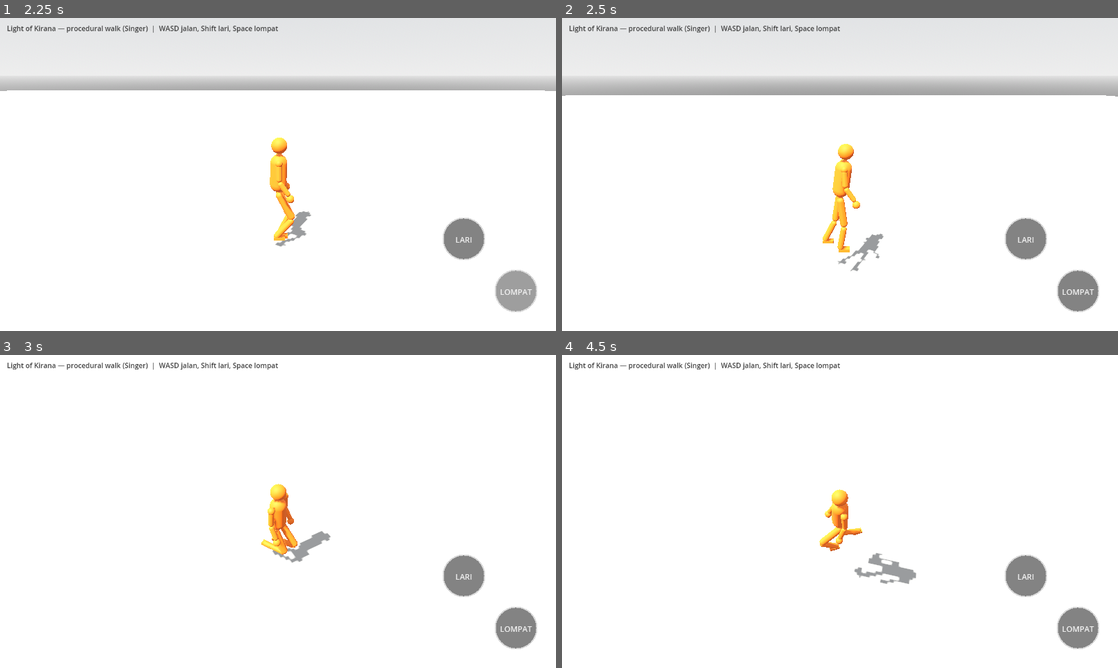
Above: before the commit, frames 1-4 (two rows, left to right).
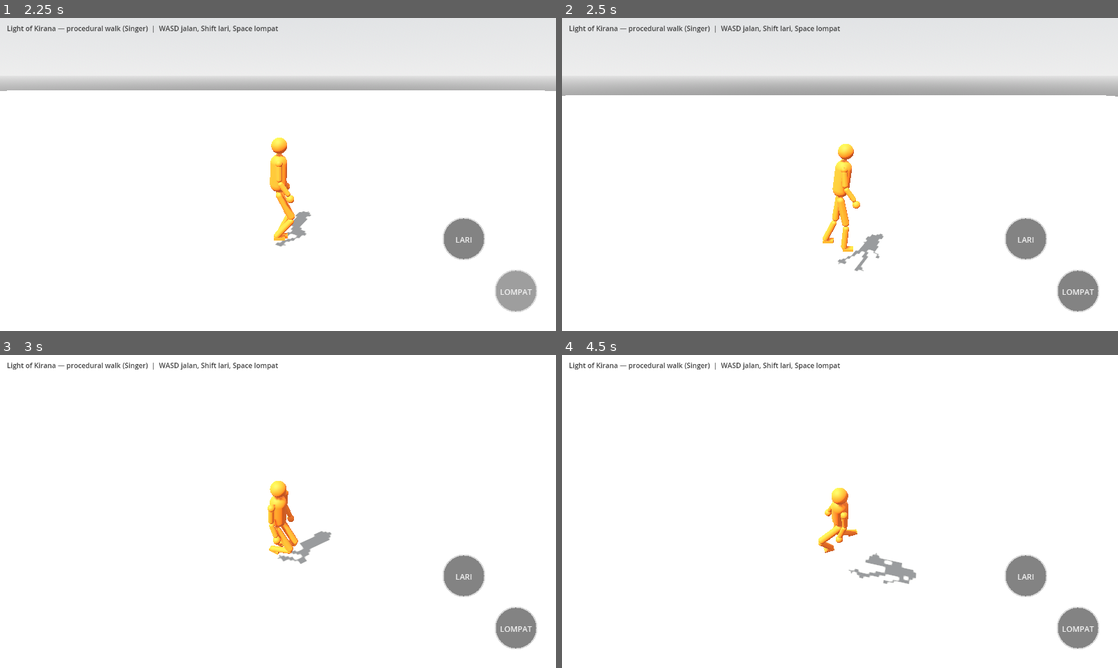
Above: after the commit, the same moments.

Repository: bagus123triga/light-of-kirana
Game: Godot game, scene res://scenes/main.tscn
Two runs of this game, one before a commit and one after it. Both use one fixed random seed, a clock stepped at 60 frames per second and the inputs below.
Inputs (mouse positions are in pixels of both pictures, inside the frame that each line leads up to):
- Up to frame 1 (2.25 s): tap Enter at 0.5 s; drag from (55, 271) to (333, 105) at 0.52 s; drag from (461, 240) to (250, 237) at 1.27 s; move the mouse to (517, 290) at 2.02 s; hold D from 2.03 s (still down); hold Shift from 2.03 s (still down); click (517, 290) at 2.17 s
- Up to frame 2 (2.5 s): keep holding D; keep holding Shift
- Up to frame 3 (3 s): release D at 2.75 s; release Shift at 2.75 s; drag from (250, 574) to (111, 464) at 2.77 s
- Up to frame 4 (4.5 s): move the mouse to (1006, 558) at 3.52 s; hold A 3.53-4.25 s; hold Shift 3.53-4.25 s; tap Space at 3.77 s; drag from (673, 464) to (756, 433) at 4.27 s

Frame 1 is identical in both runs. In frame 2, 0.3% of the frame differs, in the area x 47-56%, y 40-81%; in frame 3, 0.7%, in the area x 47-60%, y 40-67%; in frame 4, 0.5%.

Commit message:
Keep legs anatomically aligned during falls

Diff:
--- a/scripts/procedural_humanoid.gd
+++ b/scripts/procedural_humanoid.gd
@@ -254,14 +254,18 @@
 
 func _solve_two_bone(hip: Vector3, target: Vector3, bend_dir: Vector3) -> Vector3:
 	var to_target := target - hip
-	var d := clampf(to_target.length(), 0.05, LEG_UPPER + LEG_LOWER - 0.01)
-	var dir := to_target / to_target.length()
+	var raw_distance := to_target.length()
+	# Degenerate targets can occur during a fall or floor transition.
+	# Never normalize a zero vector or let the knee flip unpredictably.
+	var dir := Vector3.DOWN if raw_distance < 0.001 else to_target / raw_distance
+	var d := clampf(raw_distance, absf(LEG_UPPER - LEG_LOWER) + 0.001, LEG_UPPER + LEG_LOWER - 0.01)
 	var cos_a := clampf((LEG_UPPER * LEG_UPPER + d * d - LEG_LOWER * LEG_LOWER) / (2.0 * LEG_UPPER * d), -1.0, 1.0)
 	var a := LEG_UPPER * cos_a
 	var h := sqrt(maxf(LEG_UPPER * LEG_UPPER - a * a, 0.0))
 	var perp := bend_dir - dir * bend_dir.dot(dir)
 	if perp.length() < 0.001:
-		perp = Vector3.UP
+		var fallback_axis := Vector3.RIGHT if absf(dir.dot(Vector3.RIGHT)) < 0.9 else Vector3.FORWARD
+		perp = fallback_axis - dir * fallback_axis.dot(dir)
 	perp = perp.normalized()
 	return hip + dir * a + perp * h
 
@@ -620,10 +624,19 @@
 	if not on_floor_now:
 		for i in 2:
 			var jump_side := -1.0 if i == 0 else 1.0
-			var run_jump_air_side := 1.0 if i != run_jump_lead_foot else -1.0
-			var run_jump_air_offset := sin(run_jump_phase) * 0.38 * run_jump_air_side if jump_from_run and jump_state == 2 else 0.0
-			var tuck := hip_global + Vector3(0, -0.89, 0) + forward * run_jump_air_offset + right * jump_side * 0.09
-			foot_planted_pos[i] = foot_planted_pos[i].lerp(tuck, clampf(delta * 8.0, 0.0, 1.0))
+			var airborne_target: Vector3
+			if jump_state == 2:
+				# Intentional jump: tuck the knees, with a trailing-foot
+				# scissor only for a running take-off.
+				var run_jump_air_side := 1.0 if i != run_jump_lead_foot else -1.0
+				var run_jump_air_offset := sin(run_jump_phase) * 0.38 * run_jump_air_side if jump_from_run else 0.0
+				airborne_target = hip_global + Vector3(0, -0.89, 0) + forward * run_jump_air_offset + right * jump_side * 0.09
+			else:
+				# Unplanned fall (e.g. walking off a platform): legs hang
+				# DOWN from the pelvis instead of curling toward the head.
+				# Keep ankles just inside full extension for a stable IK chain.
+				airborne_target = hip_global + Vector3(0, -(LEG_UPPER + LEG_LOWER - 0.035), 0) + right * jump_side * 0.09
+			foot_planted_pos[i] = foot_planted_pos[i].lerp(airborne_target, clampf(delta * 12.0, 0.0, 1.0))
 		_was_airborne = true
 	elif _was_airborne:
 		# No hip-velocity kick here anymore (Bagus, 2026-11-09): the
